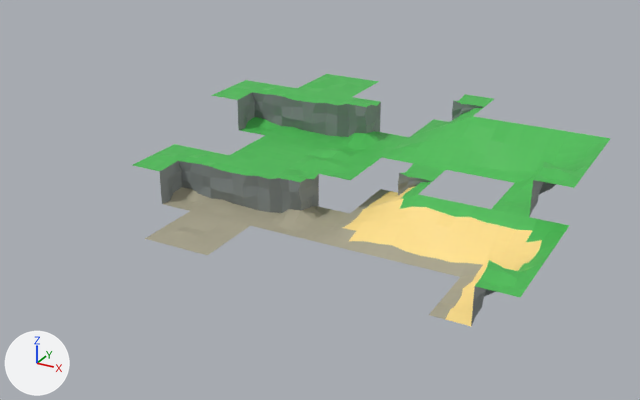
The FBX model Assets/Resources/TileMeshes/CubicTerrain.fbx as it was, and as the next commit left it.
Camera for both pictures: a 50 mm camera at (26.2, -42.3, 18.6) aimed at (3.3, -0.5, -2.3). Arrows for +X, +Y and +Z are at lower left; the lights stay in place. Where no turn or scale is listed for an object, it has been applied to the vertices.

Names of what the first picture shows: 'BasicCliff', 'BasicCliffCornerOuter', 'BasicSlope', 'BasicSlopeCornerInner', 'SeaCliff', 'SeaCliffCornerInner', 'SeaCliffCornerOuter', 'SeaCliffToSlopeTransition', 'SeaFloor', 'SeaSlope', 'SeaSlopeCornerInner', 'SeaSlopeCornerOuter'.
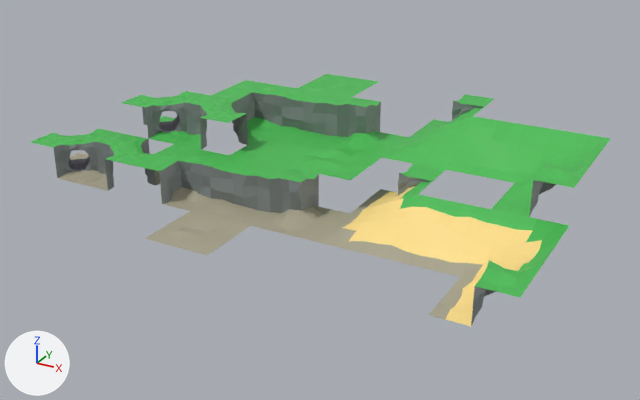
Commit message: Added new intersection tiles - one wth a cool tunnel

Where the change shows, as pixel boxes [x1, y1, x2, y2] in the pictures (640 x 400 px):
'SeaCliffIntersectionWithTunnel', added
    after: [31, 129, 123, 184]
'BasicCliffIntersectionWithTunnel', added
    after: [121, 91, 211, 144]
'BasicCliffIntersection', added
    after: [176, 96, 265, 150]
'SeaCliffIntersection', added
    after: [82, 134, 160, 191]

The change in detail:
Mesh me_basiccliffintersectionwithtunnel is new.
It has 345 vertices, 308 faces and spans x -2.0..2.0, y -2.0..2.0, z -0.07..2.08.
It uses material mat_material_001 (picture img_twilioquest_76_32x_png).
Mesh me_basiccliffintersection is new.
It has 292 vertices, 265 faces and spans x -2.0..2.0, y -2.0..2.0, z -0.07..2.08.
It uses material mat_material_001 (picture img_twilioquest_76_32x_png).
Mesh me_seacliffintersection is new.
It has 292 vertices, 265 faces and spans x -2.0..2.0, y -2.0..2.0, z -2.07..0.08.
It uses material mat_material_001 (picture img_twilioquest_76_32x_png).
Mesh me_seacliffintersectionwithtunnel is new.
It has 345 vertices, 308 faces and spans x -2.0..2.0, y -2.0..2.0, z -2.07..0.08.
It uses material mat_material_001 (picture img_twilioquest_76_32x_png).
Object 'BasicCliffIntersectionWithTunnel' (ob_basiccliffintersectionwithtunnel) is new; it shows me_basiccliffintersectionwithtunnel.
Its location is (-8.0, 0.0, 0.0).
Object 'BasicCliffIntersection' (ob_basiccliffintersection) is new; it shows me_basiccliffintersection.
Its location is (-4.0, 0.0, 0.0).
Object 'SeaCliffIntersection' (ob_seacliffintersection) is new; it shows me_seacliffintersection.
Its location is (-8.0, -4.0, 0.0).
Object 'SeaCliffIntersectionWithTunnel' (ob_seacliffintersectionwithtunnel) is new; it shows me_seacliffintersectionwithtunnel.
Its location is (-12.0, -4.0, 0.0).
